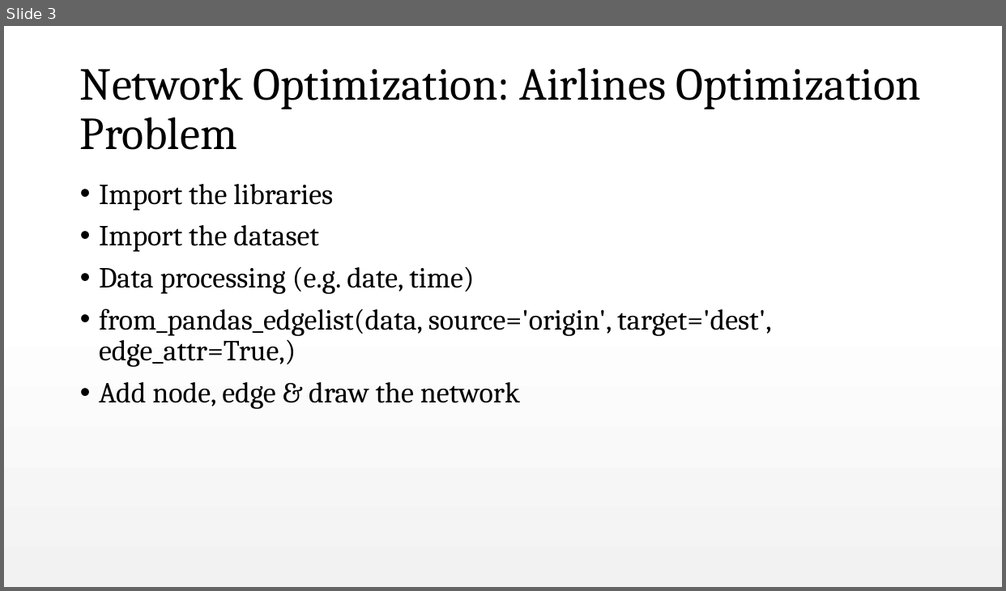
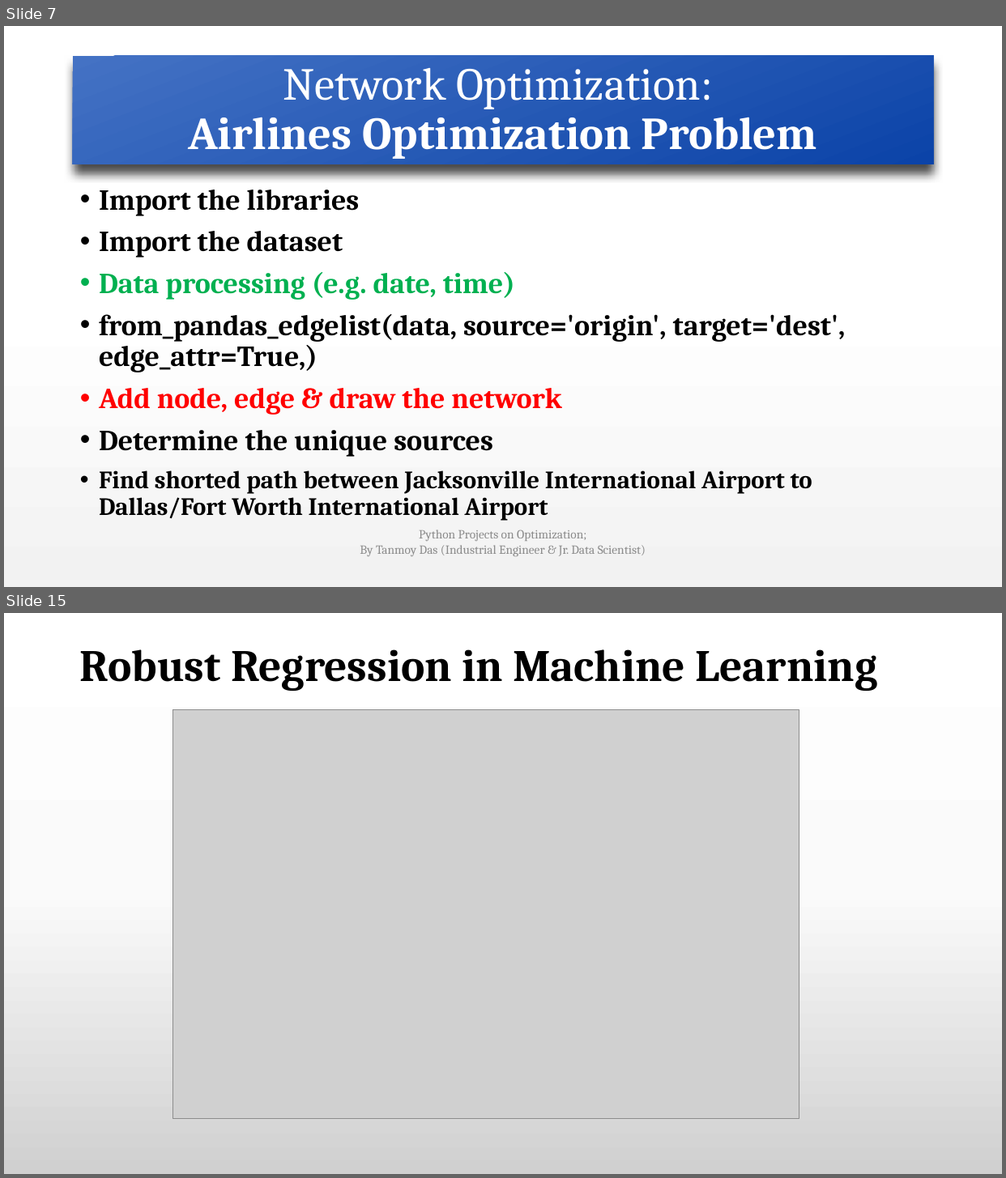
Before and after one commit to tanmoyie/Operations-Research-Theory, a slide deck: Python Projects on Optimization (Explanation).pptx. Shown one above the other, each under a label of ours: slide 3 before the commit, slides 7 and 15 after it; the slides between them are not shown. The pictures are 1006x591 and 1006x1178 pixels, drawn with LibreOffice and Linux fonts; fonts in the diff are those of the drawing; grey boxes stand for pictures. Boxes give left, top, right and bottom in pixels: in the first picture for what was removed or moved away, otherwise in the second. Text is boxed around its words. In the diff, an @@ line names an element or a change of style, - is before the commit and + after.

Commit message:
Python Projects on Optimization

```diff
--- a/Python Projects on Optimization (Explanation).pptx
+++ b/Python Projects on Optimization (Explanation).pptx
@@ slide 15 added at bbox=[4, 613, 1002, 1174], background gradient #FFFFFF to #FBFBFB to #D1D1D1 @@
@@ title added at bbox=[80, 649, 877, 691], 43.2 pt, text #000000, bold @@
+Robust Regression in Machine Learning
@@ picture added at bbox=[173, 710, 799, 1119] @@
@@ what was slide 3 is now slide 7 @@
@@ slide 7 changed as well @@
@@ title "Network Optimization: Airlines Optimization Problem": place and size @@
-title "Network Optimization: Airlines Optimization Problem" at bbox=[80, 67, 921, 150]
+title "Network Optimization: Airlines Optimization Problem" at bbox=[73, 56, 934, 165]
@@ title "Network Optimization: Airlines Optimization Problem" at bbox=[73, 56, 934, 165]: text colour #000000 to #FFFFFF; bold on in "Airlines Optimization Problem"; alignment left to centre; fill none to gradient #4472C4 to #0B44A9; shadow on @@
@@ text at bbox=[99, 190, 846, 415]: bold on in "Import the libraries", "Import the dataset", "Data processing (e.g. date, time)", "from_pandas_edgelist(data, source='origin', target='dest', e ..." and 1 more places; text colour #000000 to #00B050 in "Data processing (e.g. date, time)"; text colour #000000 to #FF0000 in "Add node, edge & draw the network" @@
@@ text at bbox=[99, 430, 812, 521]: paragraphs added @@
+• Determine the unique sources
+• Find shorted path between Jacksonville International Airport to Dallas/Fort Worth International Airport
@@ text added at bbox=[360, 530, 646, 557], 12 pt, text #8C8C8C @@
+Python Projects on Optimization;
+By Tanmoy Das (Industrial Engineer & Jr. Data Scientist)
```
Also in this commit, not shown: 2 other slides changed, 16 other slides added, 4 other files.
